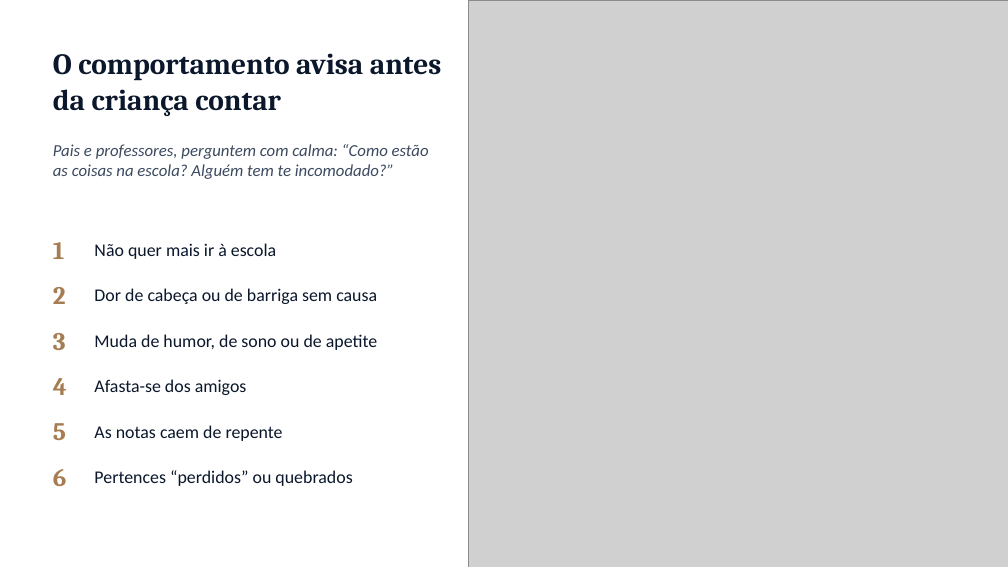
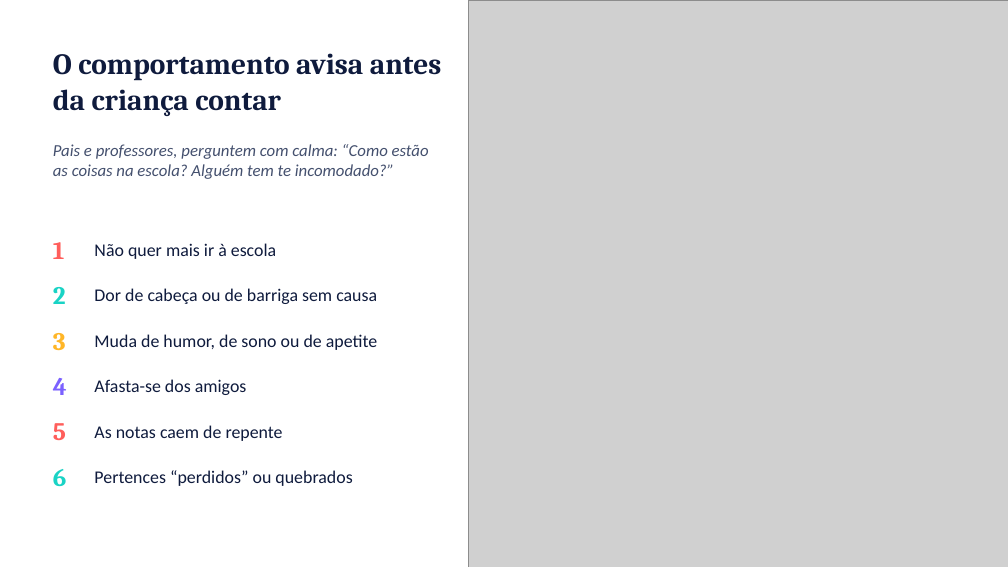
Before and after one commit to ebarroso12/ocorpoexplica, a slide deck: slide 5 of apresentacoes/bullying-saude-mental-escola.pptx. Drawn at 1008x567 pixels with LibreOffice and Linux fonts; fonts in the diff are those of the drawing; grey boxes stand for pictures; background and template pictures are left out. Boxes give left, top, right and bottom in pixels: in the first picture for what was removed or moved away, otherwise in the second. Text is boxed around its words. In the diff, an @@ line names an element or a change of style, - is before the commit and + after.

```diff
--- a/apresentacoes/bullying-saude-mental-escola.pptx
+++ b/apresentacoes/bullying-saude-mental-escola.pptx
@@ text "1" at (53,242,65,259): text colour #A67C52 to #FF5E5B @@
@@ text "2" at (53,287,66,304): text colour #A67C52 to #19D3C5 @@
@@ text "3" at (53,333,66,350): text colour #A67C52 to #FFB627 @@
@@ text "4" at (53,378,67,395): text colour #A67C52 to #7B61FF @@
@@ text "5" at (53,423,66,440): text colour #A67C52 to #FF5E5B @@
@@ text "6" at (53,469,67,486): text colour #A67C52 to #19D3C5 @@
@@ text colour #0B172B to #0F1B3D in 7 elements at (53,53,442,116), (94,243,276,259), (94,288,377,304), (94,334,377,350), (94,379,247,395), (94,425,283,441), (94,470,352,486) @@
```
Also in this commit, not shown: 12 other slides changed, 26 other files.
